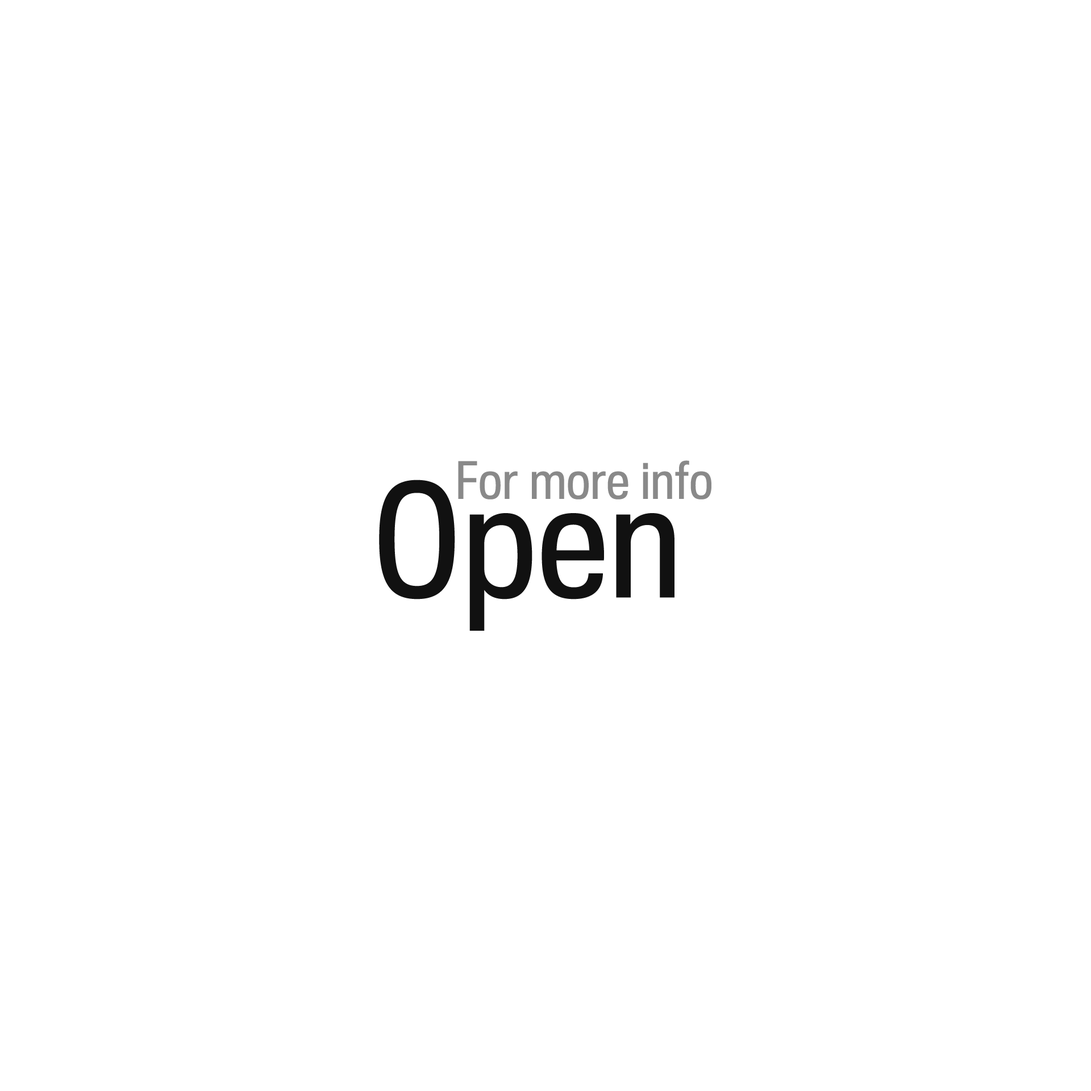
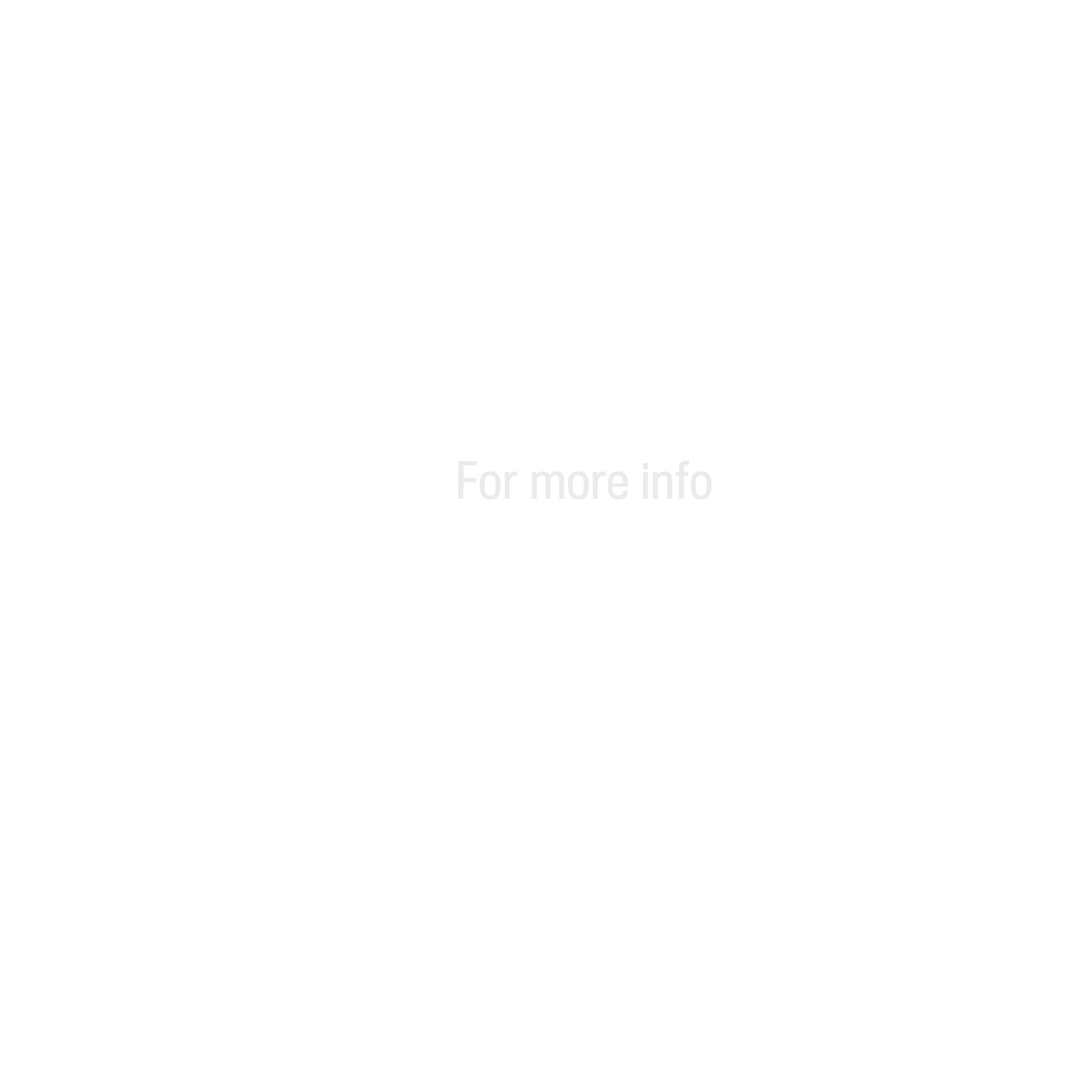
Two versions of the same layered image (1091x1091). Layer-by-layer changes:
painted on "For more info" over [458, 460, 712, 500]
painted on "Open" over [379, 479, 675, 632]
